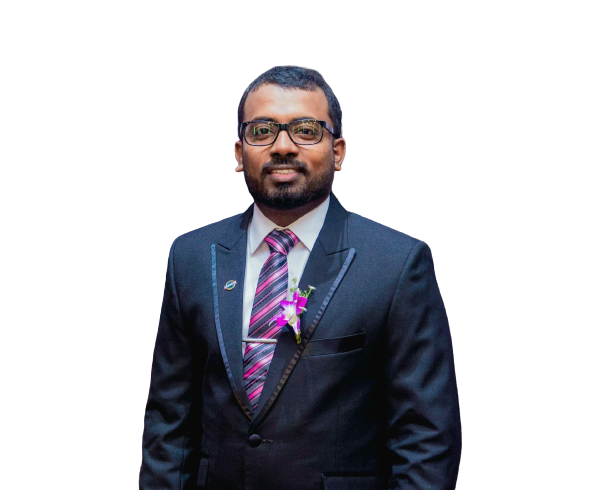
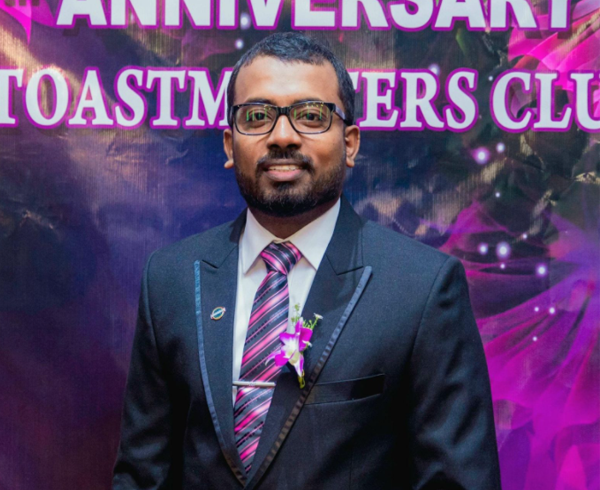
Before/after of a w=600, h=490 layered artwork. What changed in the layer stack:
added layer "Layer 2" above "Layer 1" over [0, 0, 600, 490]
